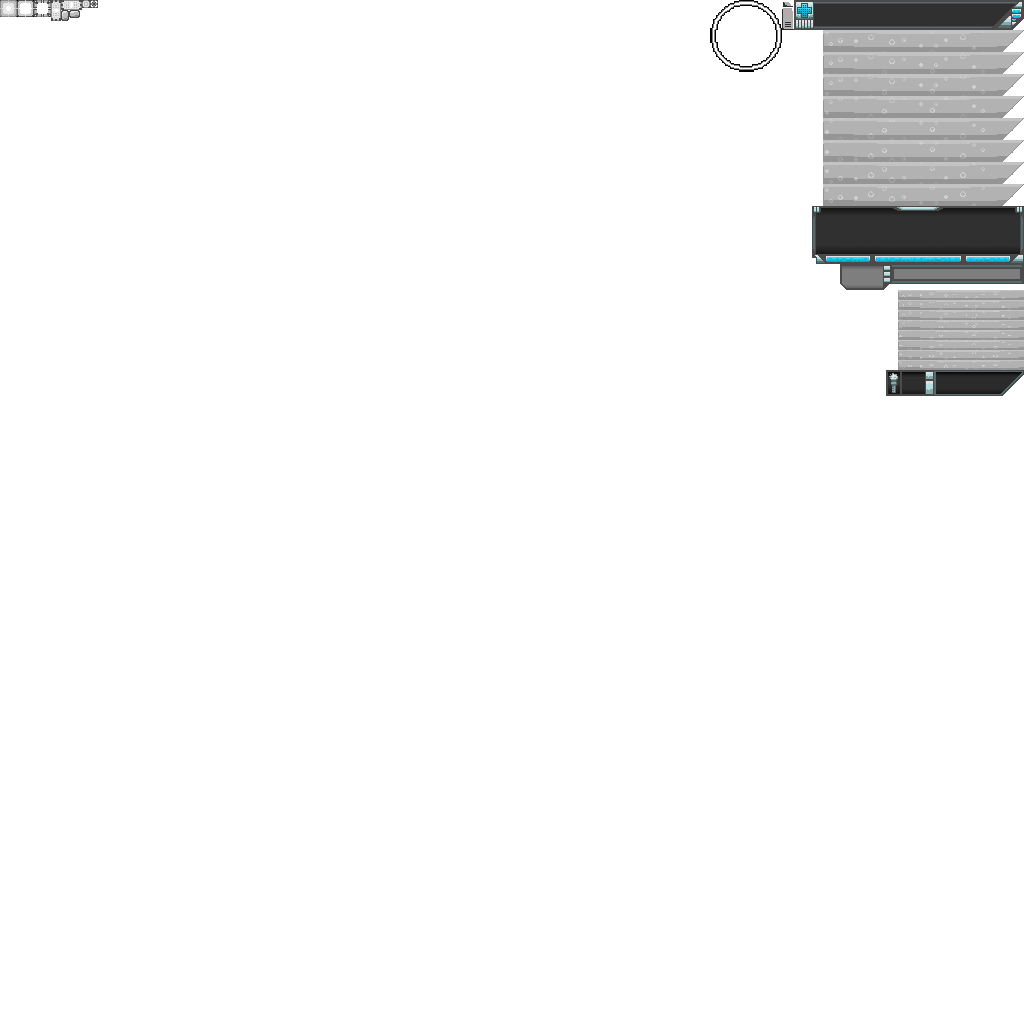
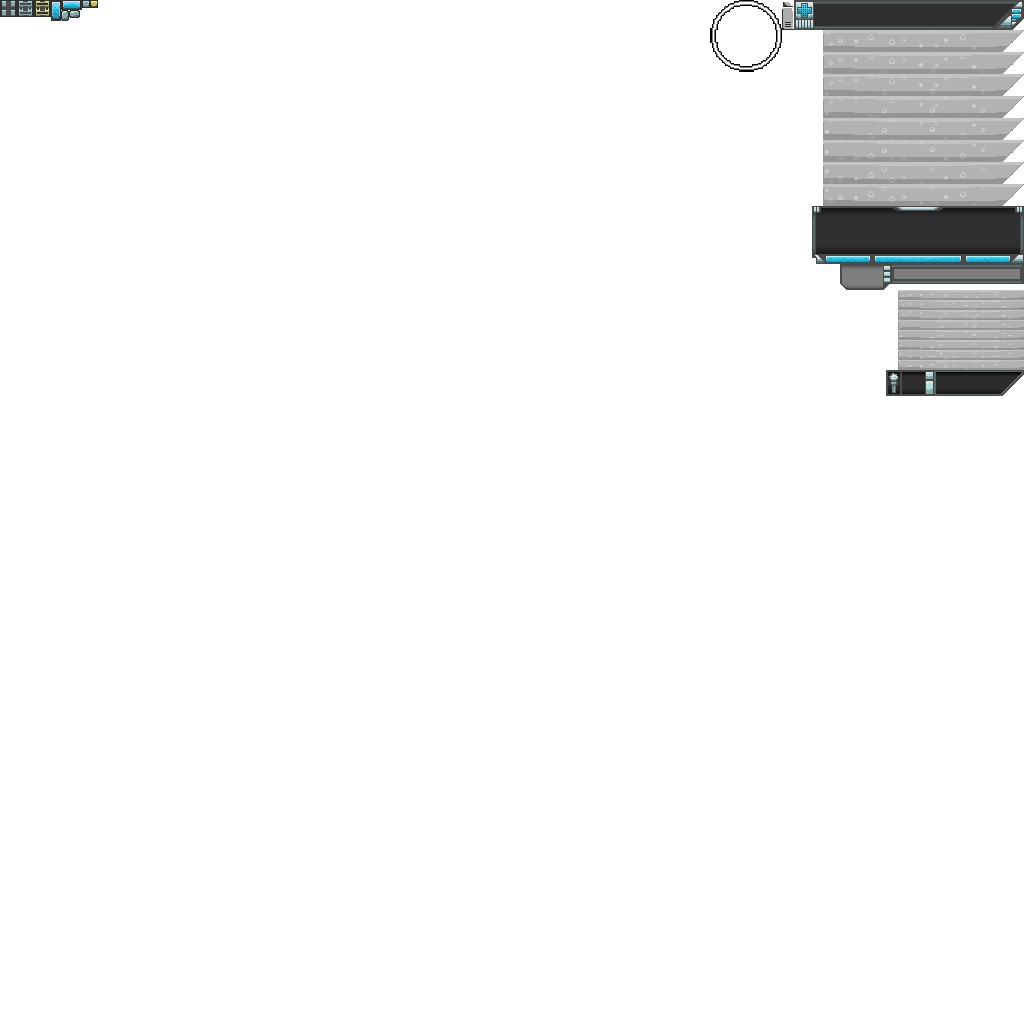
Revision of a layered 1024px x 1024px image; what changed, layer by layer:
removed layer "Region" (in "Regular UI") from group "Regular UI" over [0, 0, 17, 17]
removed layer "Region Hover" from group "Regular UI" over [17, 0, 34, 17]
renamed "Region Press" to "Region", painted on it over [0, 0, 51, 17]
moved "Scrollbar" above "Checkbox", painted on it over [51, 0, 82, 21]
painted on "Checkbox" over [82, 0, 98, 8]
